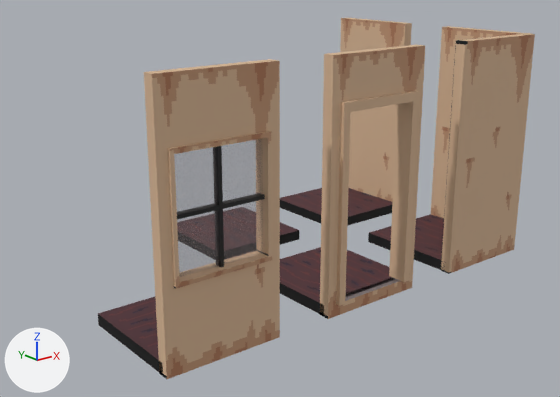
A saved change to the glTF model Godot Files/team-terror/Assets/MotelTileset/MotelTileset.glb.
Camera for both pictures: a camera (50 mm lens) standing at (-18.73, -12.52, 5.49) and looking at (-10.13, -1.78, 1.19). Arrows for +X, +Y and +Z are at lower left; the lights stay in place. Where no turn or scale is listed for an object, it has been applied to the vertices.
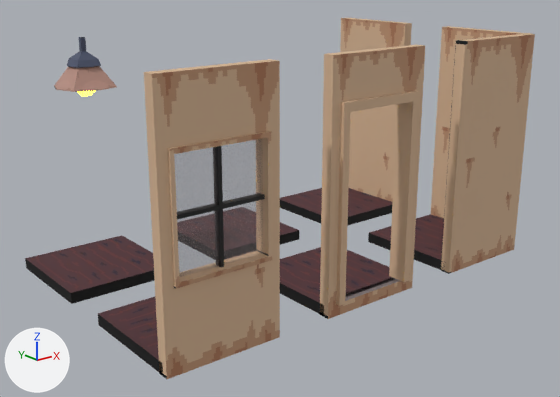
The change, as a diff of the scene's bpy script:
```diff
--- a/Godot Files/team-terror/Assets/MotelTileset/MotelTileset.glb.py
+++ b/Godot Files/team-terror/Assets/MotelTileset/MotelTileset.glb.py
@@ img_lampshade @@
+img_lampshade = load_image('LampShade', '_unpacked/LampShade', 320, 320, 'sRGB')
@@ mat_lampshade @@
+mat_lampshade = principled_material('LampShade')
+mat_lampshade.texture = img_lampshade
@@ mat_bulb_001 @@
+mat_bulb_001 = principled_material('Bulb.001')
+mat_bulb_001.base_color = (0.8, 0.19, 0.0437)  # orange #e7793b
+mat_bulb_001.roughness = 0.0
+mat_bulb_001.ior = 10.0
+mat_bulb_001.alpha = 0.2
+mat_bulb_001.transmission_weight = 1.0
+mat_bulb_001.coat_weight = 1.0
+mat_bulb_001.coat_roughness = 0.0
+mat_bulb_001.emission_color = (1.0, 0.569, 0.0)  # yellow #ffc700
+mat_bulb_001.emission_strength = 40.0
@@ mat_metal_001 @@
+mat_metal_001 = principled_material('Metal.001')
+mat_metal_001.base_color = (0.587, 0.587, 0.587)  # light grey #c9c9c9
+mat_metal_001.metallic = 1.0
+mat_metal_001.roughness = 0.2
@@ me_cube_013 @@
+me_cube_013.from_pydata(...)  # 392 vertices, 744 faces; spans x -1.0..1.0, y -1.0..1.0, z -0.1..4.17
+# faces by material slot: [12, 92, 80, 560]
+me_cube_013.materials.append(mat_floor)  # picture img_one_wall
+me_cube_013.materials.append(mat_lampshade)  # picture img_lampshade
+me_cube_013.materials.append(mat_bulb_001)  # orange #e7793b
+me_cube_013.materials.append(mat_metal_001)  # light grey #c9c9c9
@@ ob_cube_016 @@
+ob_cube_016 = bpy.data.objects.new('Cube.016', me_cube_013)
+ob_cube_016.location = (-13.0, 0.0, 0.0)
```

Where the change shows, as pixel boxes [x1, y1, x2, y2] in the pictures (560 x 397 px):
'Cube.016', added (brown): after [25, 37, 155, 304]
    faces in mat_floor (picture img_one_wall): [25, 235, 155, 304]
    faces in mat_lampshade (picture img_lampshade): [54, 37, 117, 92]
